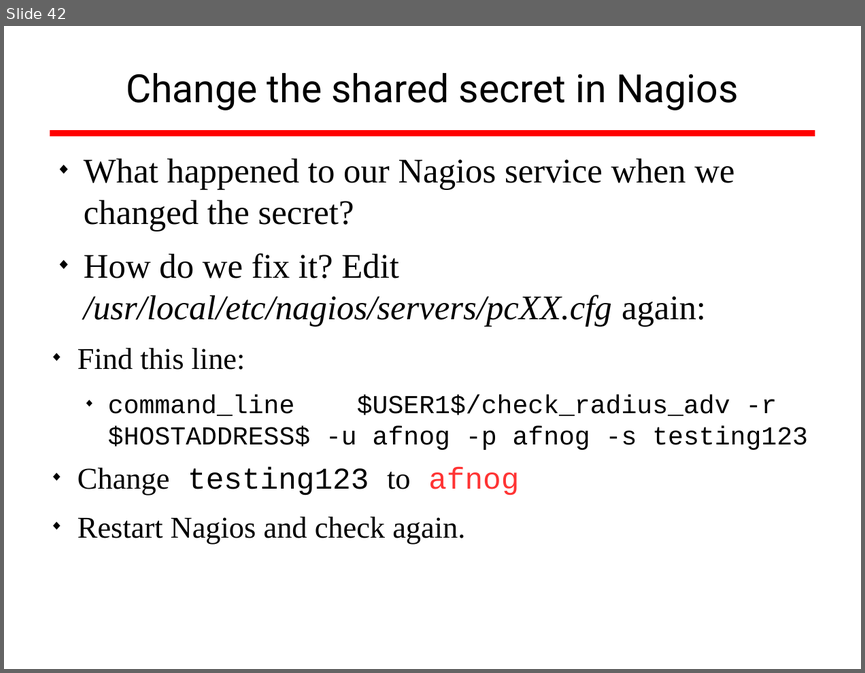
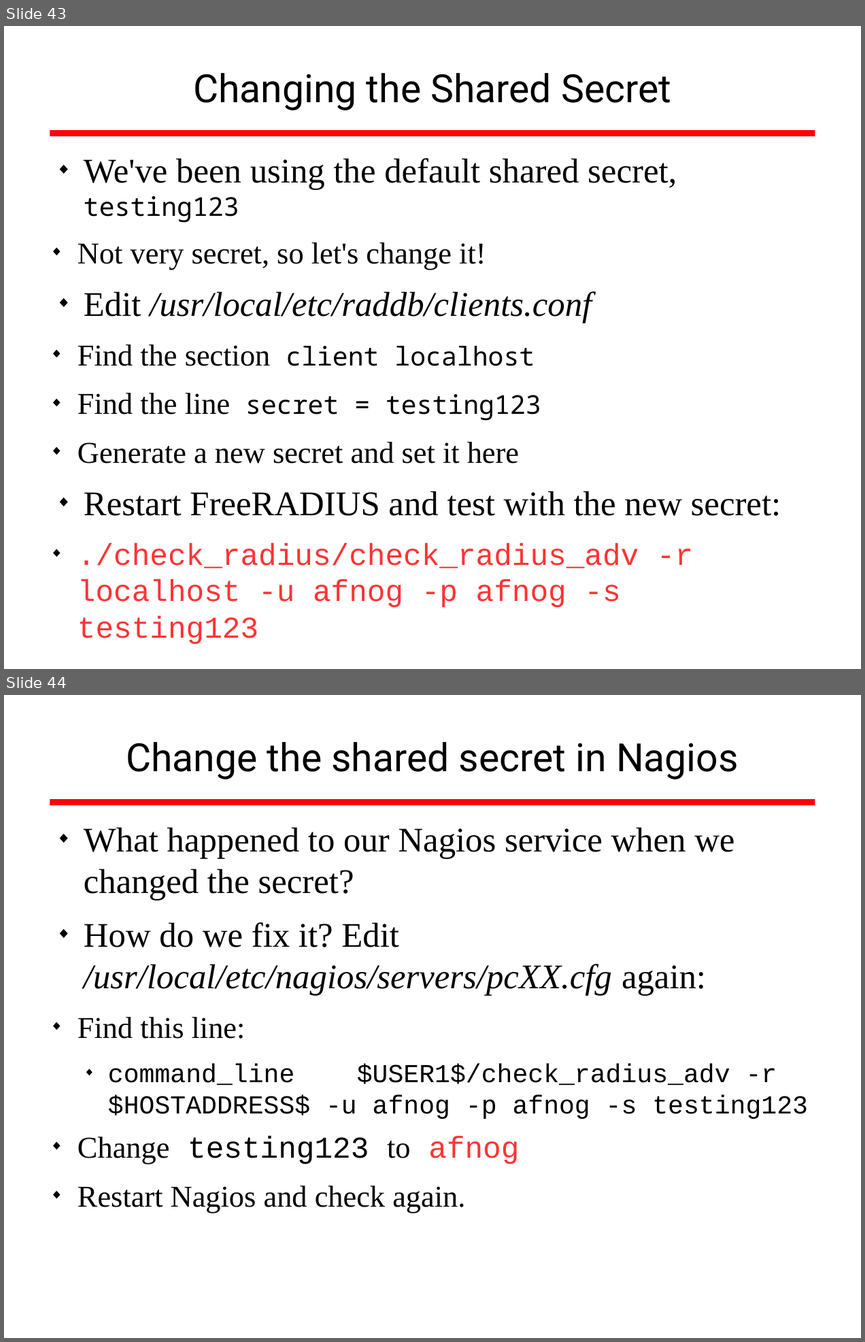
Before and after one commit to afnog/sse, a slide deck: radius/radius_presentation.odp. Shown one above the other, each under a label of ours: slide 42 before the commit, slides 43 and 44 after it. The pictures are 865x673 and 865x1342 pixels, drawn with LibreOffice and Linux fonts; fonts in the diff are those of the drawing; background and template pictures are left out. Boxes give left, top, right and bottom in pixels: in the first picture for what was removed or moved away, otherwise in the second. Text is boxed around its words. In the diff, an @@ line names an element or a change of style, - is before the commit and + after.

```diff
--- a/radius/radius_presentation.odp
+++ b/radius/radius_presentation.odp
@@ slide 43 added at <box>4,26,861,669</box>, background #FFFFFF; not listed: 1 template element that a slide beside it also shows @@
@@ title added at <box>193,73,671,110</box>, 36 pt, text #000000 @@
+Changing the Shared Secret
@@ text added at <box>77,158,781,643</box>, 28 pt, text #000000 @@
+◆ We've been using the default shared secret, testing123
+  ◆ Not very secret, so let's change it!
+◆ Edit /usr/local/etc/raddb/clients.conf
+  ◆ Find the section client localhost
+  ◆ Find the line secret = testing123
+  ◆ Generate a new secret and set it here
+◆ Restart FreeRADIUS and test with the new secret:
+  ◆ ./check_radius/check_radius_adv -r localhost -u afnog -p afnog -s testing123
@@ what was slide 42 is now slide 44 @@
```
Also in this commit, not shown: 2 slides changed, 2 other slides added, 1 slide removed, 1 other file.
